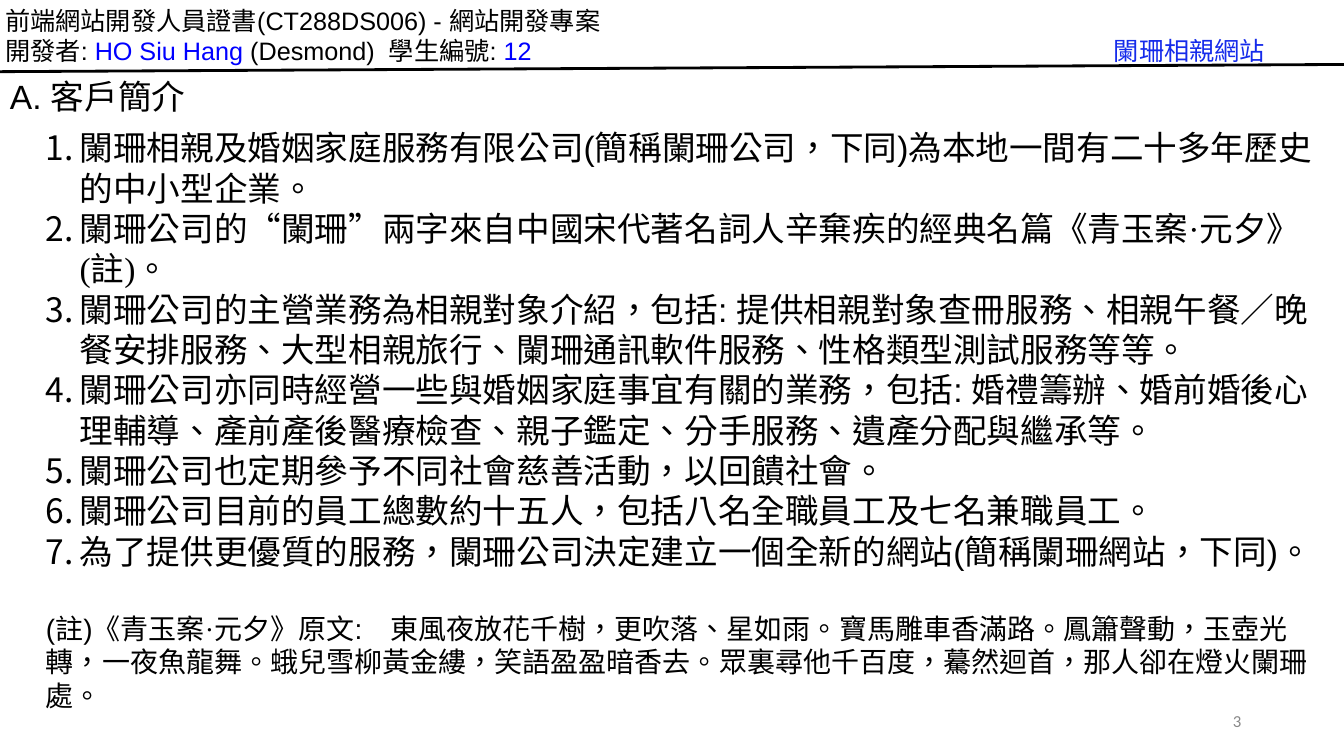
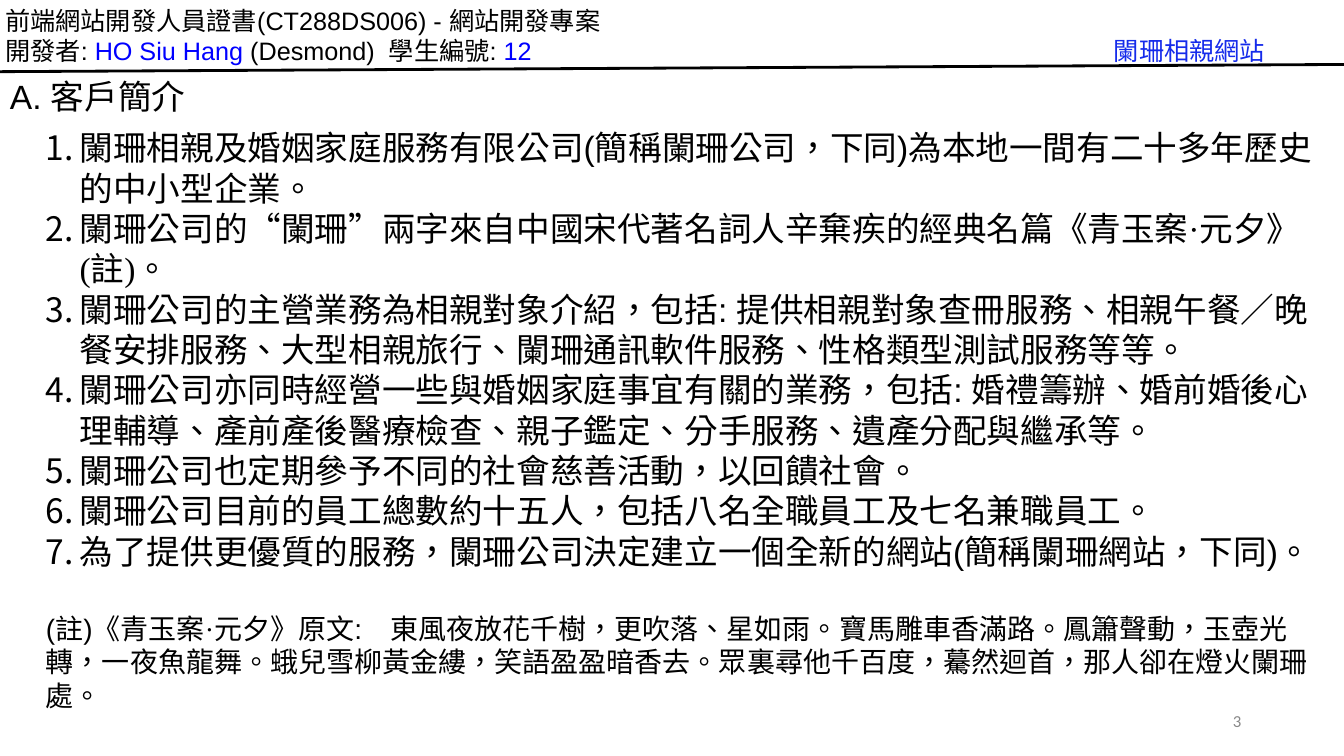
Before and after one commit to hosiuhangdesmond/lanshan_matchmaking, a slide deck: slide 3 of docs/12_HoSiuHang_Final_Project_V06.pptx. Drawn at 1344x756 pixels with LibreOffice and Linux fonts; fonts in the diff are those of the drawing; background and template pictures are left out. Boxes give left, top, right and bottom in pixels: in the first picture for what was removed or moved away, otherwise in the second. Text is boxed around its words. In the diff, an @@ line names an element or a change of style, - is before the commit and + after.

```diff
--- a/docs/12_HoSiuHang_Final_Project_V06.pptx
+++ b/docs/12_HoSiuHang_Final_Project_V06.pptx
@@ text at <box>80,454,920,486</box>: text changed @@
-5. 闌珊公司也定期參予不同社會慈善活動，以回饋社會。
+5. 闌珊公司也定期參予不同的社會慈善活動，以回饋社會。
```
Also in this commit, not shown: 3 other slides changed, 6 other files.
